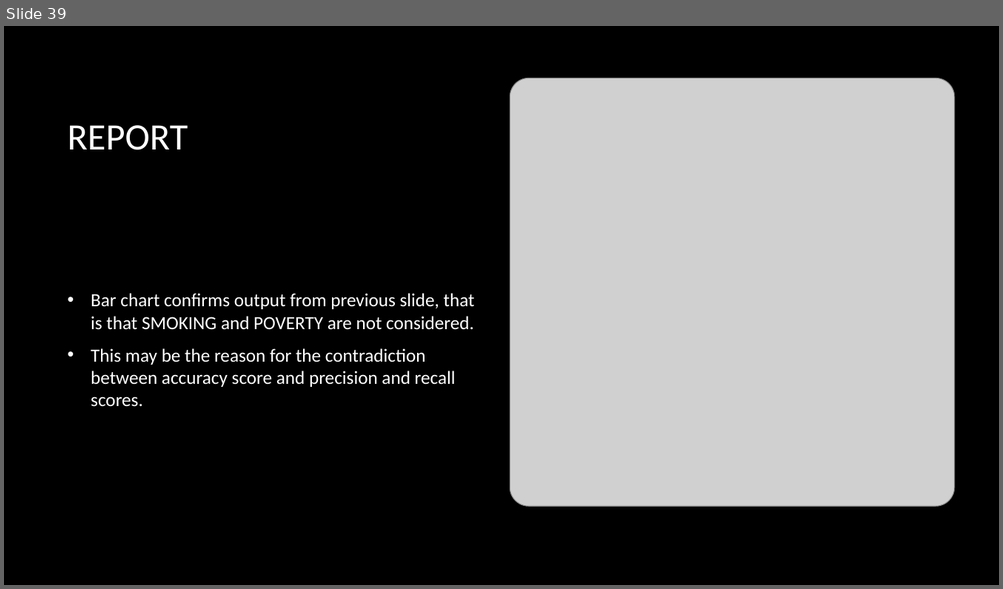
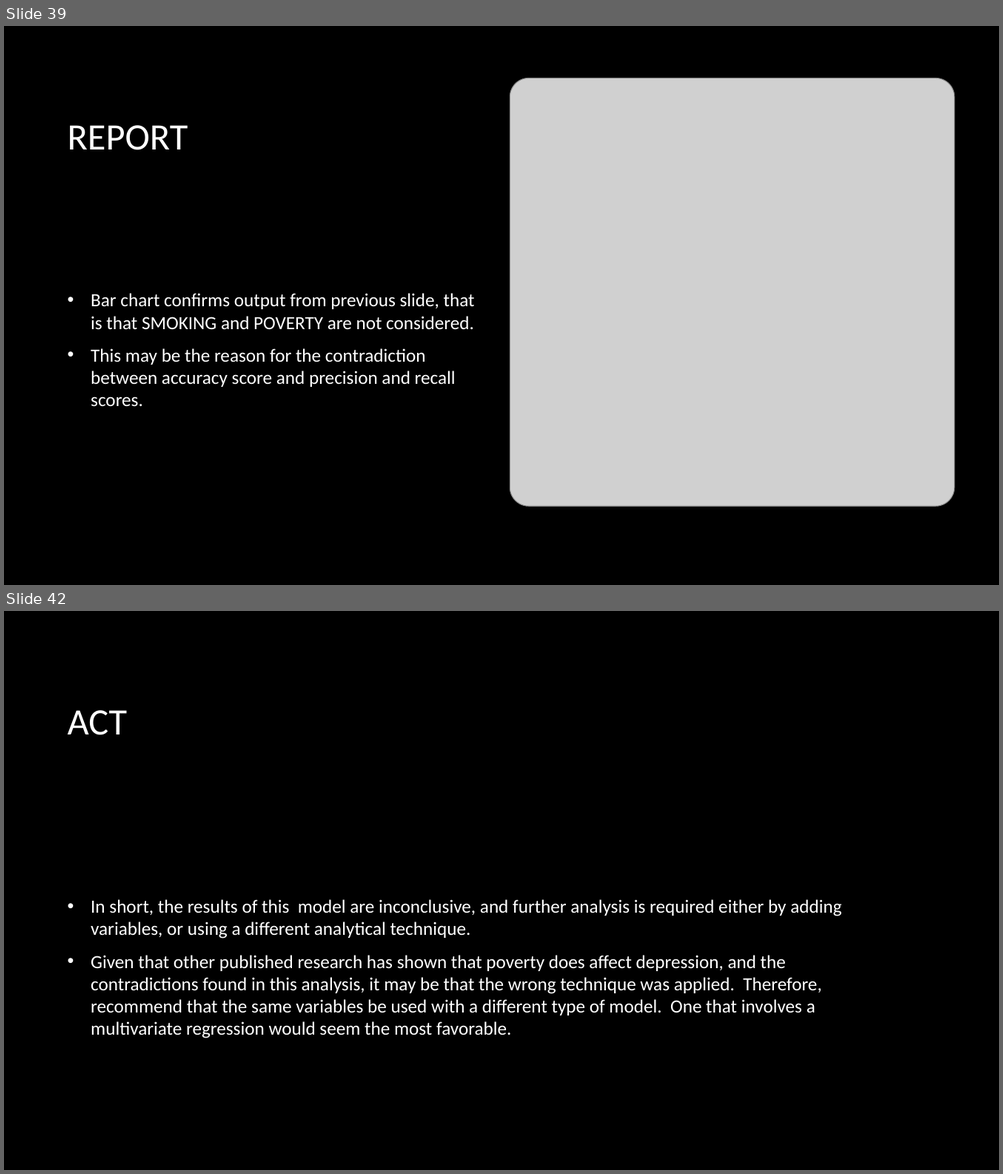
Before and after one commit to danlagos/ANA500-Week-3, a slide deck: Depression and Poverty.pptx. Shown one above the other, each under a label of ours: slide 39 before the commit, slides 39 and 42 after it; the slides between them are not shown. The pictures are 1003x589 and 1003x1174 pixels, drawn with LibreOffice and Linux fonts; fonts in the diff are those of the drawing; grey boxes stand for pictures; background and template pictures are left out. Boxes give left, top, right and bottom in pixels: in the first picture for what was removed or moved away, otherwise in the second. Text is boxed around its words. In the diff, an @@ line names an element or a change of style, - is before the commit and + after.

```diff
--- a/Depression and Poverty.pptx
+++ b/Depression and Poverty.pptx
@@ slide 42 added at [4,611,999,1170], background picture (left out) @@
@@ title added at [68,710,127,735], 36 pt, text #FFFFFF @@
+ACT
@@ text added at [91,900,841,1039], 18 pt, text #FFFFFF @@
+• In short, the results of this model are inconclusive, and further analysis is required either by adding variables, or using a different analytical technique.
+• Given that other published research has shown that poverty does affect depression, and the contradictions found in this analysis, it may be that the wrong technique was applied. Therefore, recommend that the same variables be used with a different type of model. One that involves a multivariate regression would seem the most favorable.
```
Also in this commit, not shown: 9 slides changed, 2 other files.
